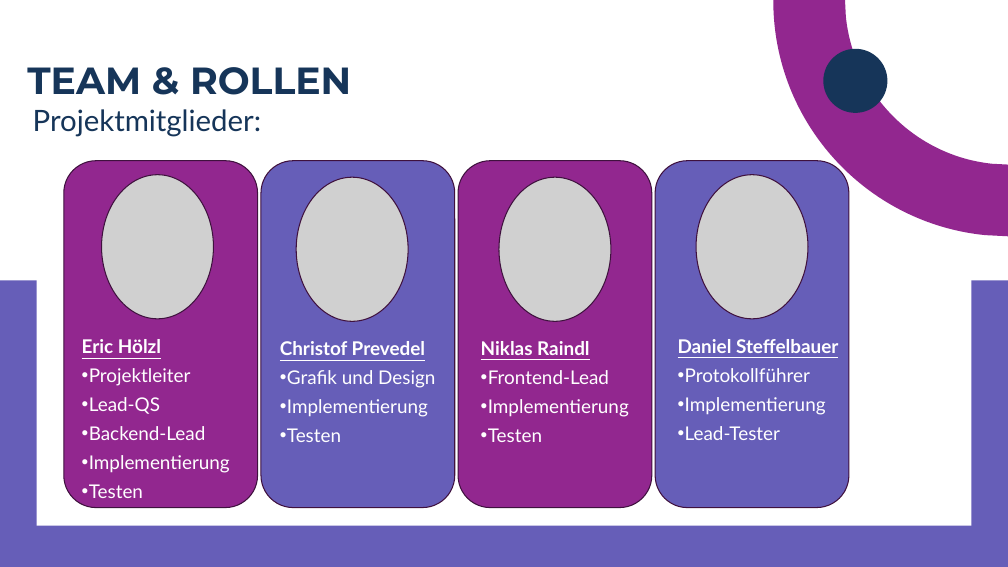
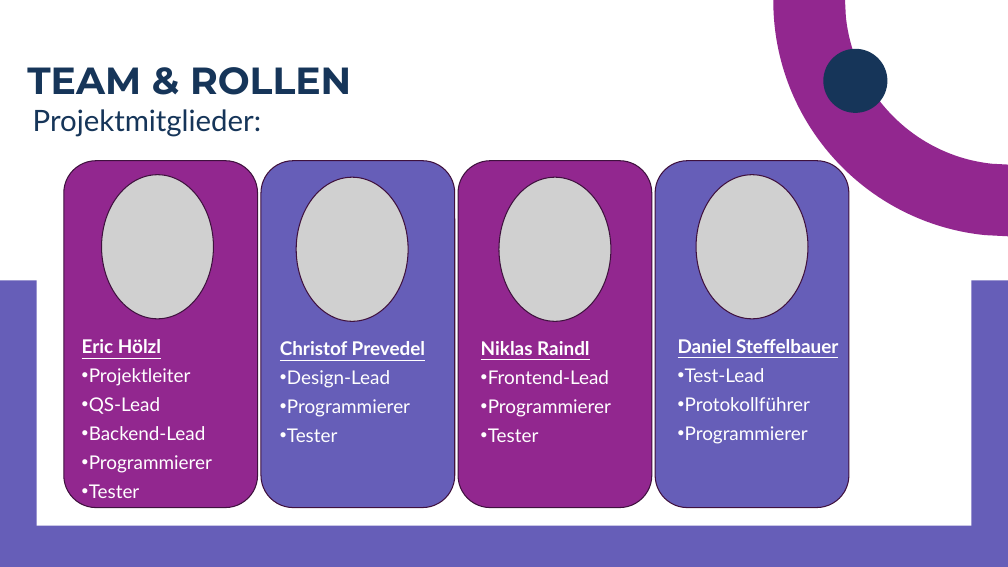
Before and after one commit to A-SimpleName/DriveSense, a slide deck: slide 2 of Dokumentation/Präsentationen/Präsentation_Kickoff_0.1.pptx. Drawn at 1008x567 pixels with LibreOffice and Linux fonts; fonts in the diff are those of the drawing; grey boxes stand for pictures; background and template pictures are left out. Boxes give left, top, right and bottom in pixels: in the first picture for what was removed or moved away, otherwise in the second. Text is boxed around its words. In the diff, an @@ line names an element or a change of style, - is before the commit and + after.

```diff
--- a/Dokumentation/Präsentationen/Präsentation_Kickoff_0.1.pptx
+++ b/Dokumentation/Präsentationen/Präsentation_Kickoff_0.1.pptx
@@ text at (287, 370, 410, 442): text changed @@
-• Grafik und Design
-• Implementierung
-• Testen
+• Design-Lead
+• Programmierer
+• Tester
@@ text at (685, 368, 765, 382): paragraph added @@
+• Test-Lead
@@ text at (89, 397, 160, 414): text changed @@
-• Lead-QS
+• QS-Lead
@@ text at (488, 399, 611, 442): text changed @@
-• Implementierung
-• Testen
+• Programmierer
+• Tester
@@ text at (685, 426, 808, 444): text changed @@
-• Implementierung
-• Lead-Tester
+• Programmierer
@@ text at (89, 455, 212, 498): text changed @@
-• Implementierung
-• Testen
+• Programmierer
+• Tester
```
Also in this commit, not shown: 1 other slide changed.
